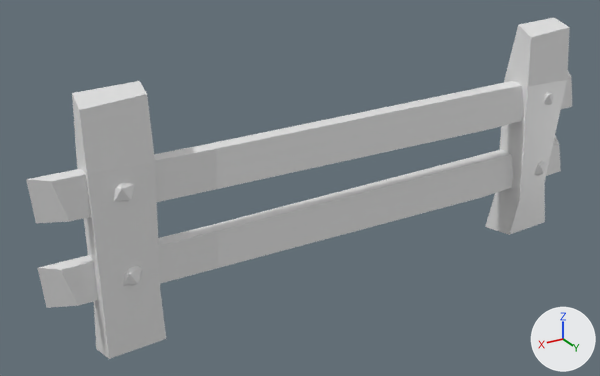
Renders of the FBX model Fence/fence.fbx from each side of a commit.
The view is the same before and after, from a 50 mm camera at (1.86, 5.79, 2.83) aimed at (-1.79, -0.31, -0.22). The lights are fixed; the arrows at lower right show +X, +Y and +Z. Where no turn or scale is listed for an object, it has been applied to the vertices.

The first picture shows 'Bottom Plank', 'Left Plank', 'Nail 1', 'Nail 4', 'Right Plank', 'Top Plank'.
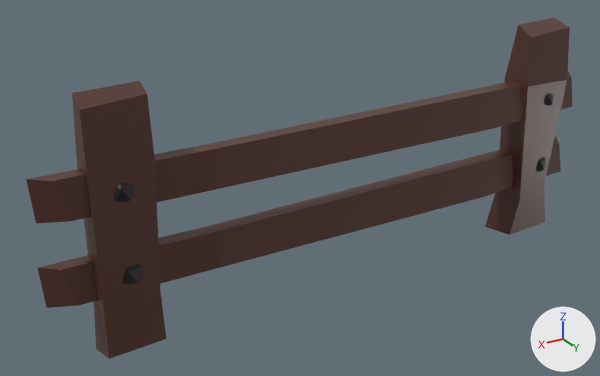
Changed parts and their boxes [x1, y1, x2, y2] in the pictures (600 x 376 px):
'Top Plank', recoloured (white to brown): [26, 71, 573, 223] in both
'Bottom Plank', recoloured (white to brown): [38, 136, 561, 308] in both
'Right Plank', recoloured (white to brown): [72, 81, 166, 359] in both
'Left Plank', recoloured: [485, 18, 570, 235] in both
'Nail 4', recoloured (white to black): [114, 183, 142, 284] in both
'Nail 1', recoloured (white to black): [114, 183, 142, 285] in both

What changed in the scene script:
```text
Change mat_material_004:
    mat_material_004.base_color: (0.8, 0.8, 0.8) -> (0.0908, 0.0343, 0.0242)  # white #e7e7e7 -> brown #55342b
Change mat_material_001:
    mat_material_001.base_color: (0.8, 0.8, 0.8) -> (0.0908, 0.0343, 0.0242)  # white #e7e7e7 -> brown #55342b
Change mat_material_003:
    mat_material_003.base_color: (0.8, 0.8, 0.8) -> (0.0908, 0.0343, 0.0242)  # white #e7e7e7 -> brown #55342b
Change mat_material_005:
    mat_material_005.base_color: (0.8, 0.8, 0.8) -> (0.0908, 0.0343, 0.0242)  # white #e7e7e7 -> brown #55342b
Add mat_material_007:
    mat_material_007 = principled_material('Material.007')
    mat_material_007.base_color = (0.0103, 0.0103, 0.0103)  # black #1a1a1a
Add mat_material_006:
    mat_material_006 = principled_material('Material.006')
    mat_material_006.base_color = (0.0103, 0.0103, 0.0103)  # black #1a1a1a
Change me_icosphere_001:
    where me_icosphere_001.from_pydata(...)  # 12 vertices, 20 faces; spans x -0.104..0.104, y -0.099..0.099, z -0.117..0.117
    add me_icosphere_001.materials.append(mat_material_007)  # black #1a1a1a
Change me_icosphere:
    where me_icosphere.from_pydata(...)  # 12 vertices, 20 faces; spans x -0.104..0.104, y -0.099..0.099, z -0.117..0.117
    add me_icosphere.materials.append(mat_material_006)  # black #1a1a1a
```
